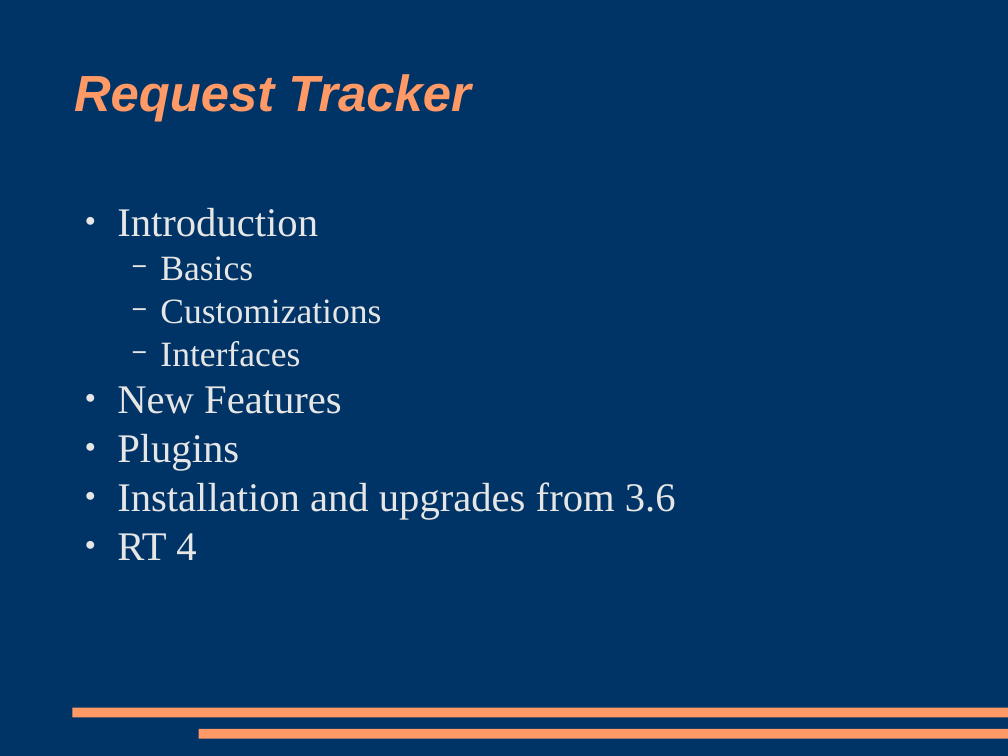
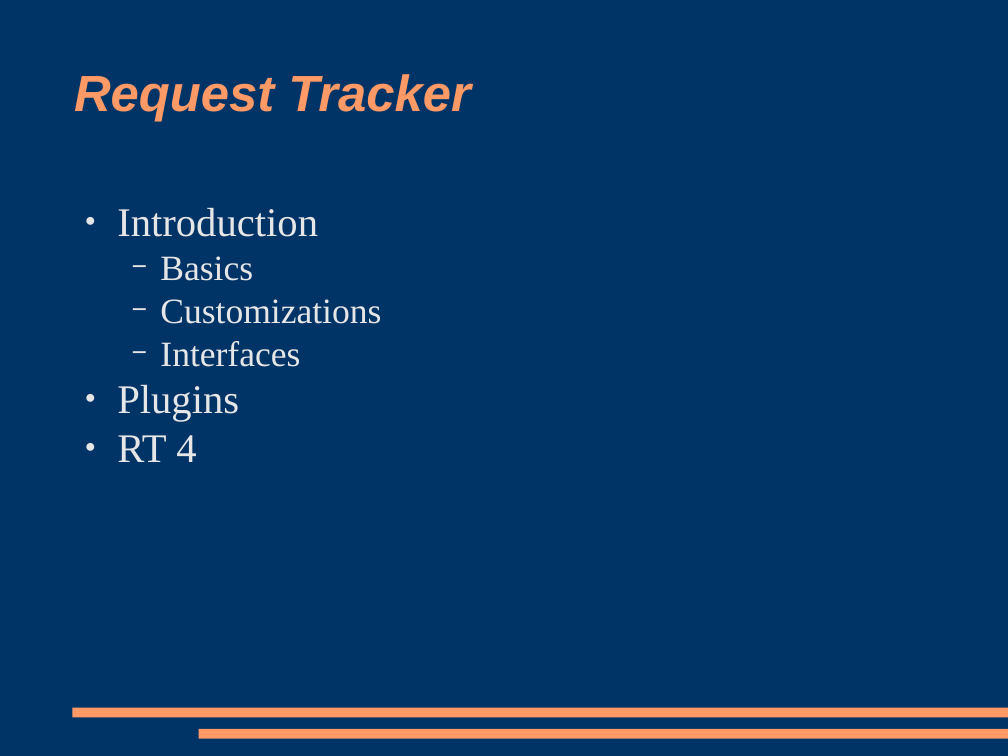
Before and after one commit to racke/Presentations, a slide deck: slide 3 of yapc2009/rt38.odp. Drawn at 1008x756 pixels with LibreOffice and Linux fonts; fonts in the diff are those of the drawing. Boxes give left, top, right and bottom in pixels: in the first picture for what was removed or moved away, otherwise in the second. Text is boxed around its words. In the diff, an @@ line names an element or a change of style, - is before the commit and + after.

```diff
--- a/yapc2009/rt38.odp
+++ b/yapc2009/rt38.odp
@@ text at (117, 386, 342, 414): paragraph removed @@
-● New Features
@@ text at (117, 482, 676, 519): paragraph removed @@
-● Installation and upgrades from 3.6
```
Also in this commit, not shown: 5 other slides changed, 30 slides removed.
